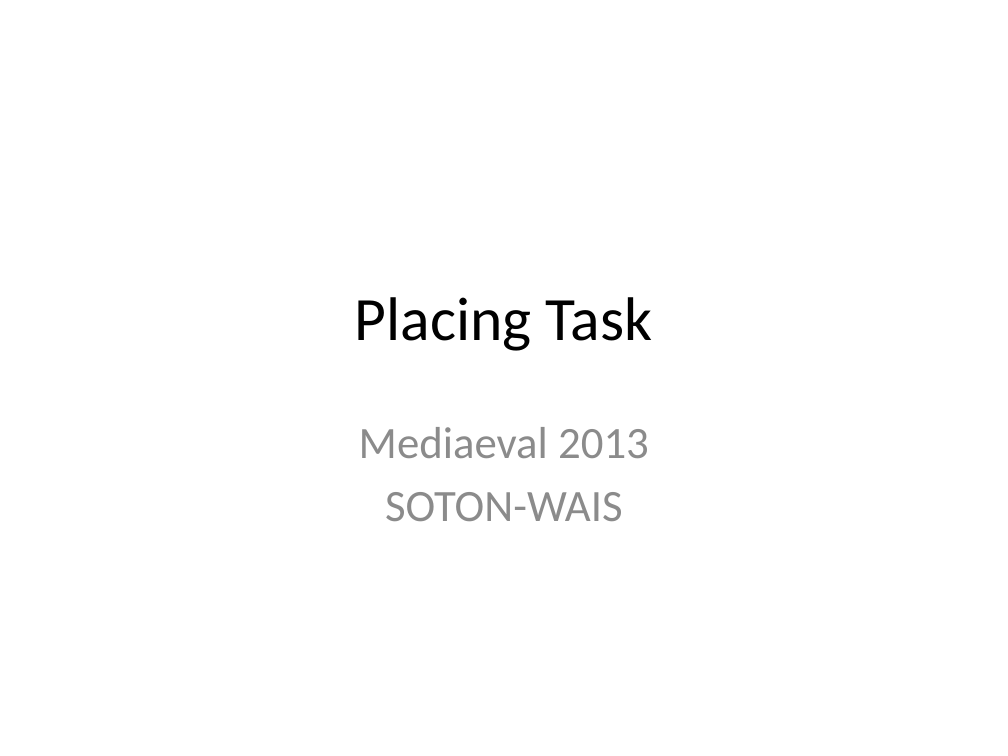
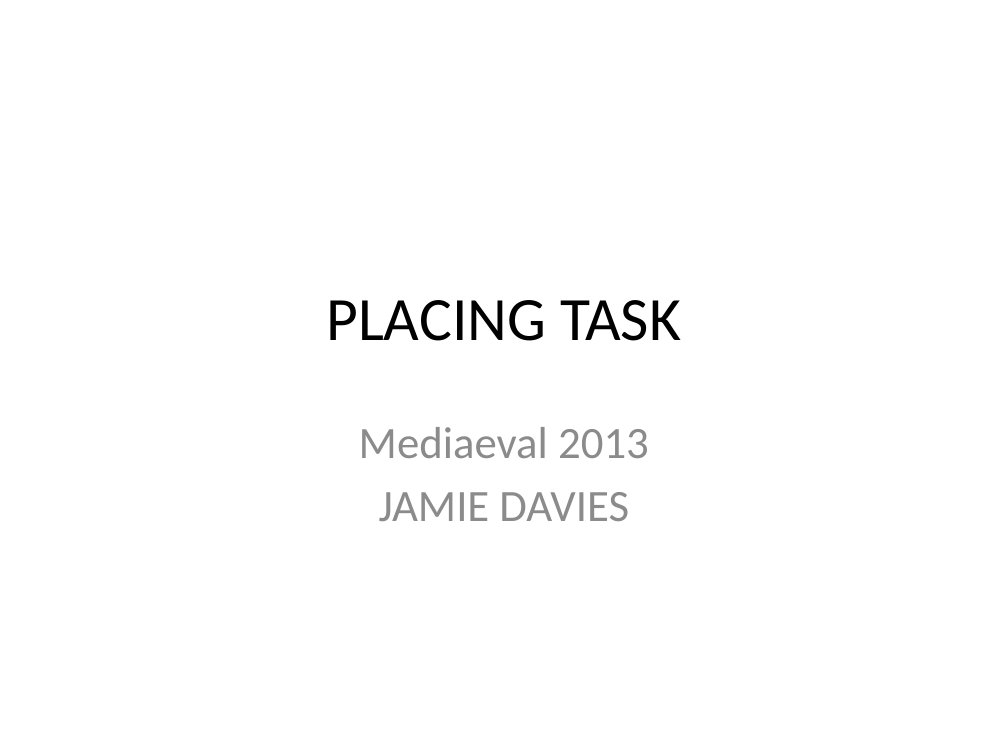
Before and after one commit to daviesjamie/soton-mediaeval2013, a slide deck: slide 1 of presentations/placing.pptx. Drawn at 1008x756 pixels with LibreOffice and Linux fonts; fonts in the diff are those of the drawing; background and template pictures are left out. Boxes give left, top, right and bottom in pixels: in the first picture for what was removed or moved away, otherwise in the second. Text is boxed around its words. In the diff, an @@ line names an element or a change of style, - is before the commit and + after.

Commit message:
Added most suggested changes to the placing slides.

```diff
--- a/presentations/placing.pptx
+++ b/presentations/placing.pptx
@@ title at (326,300,681,341): text changed @@
-Placing Task
+PLACING TASK
@@ subtitle at (379,492,629,521): text changed @@
-SOTON-WAIS
+JAMIE DAVIES
```
Also in this commit, not shown: 2 slides added, 3 slides removed.
